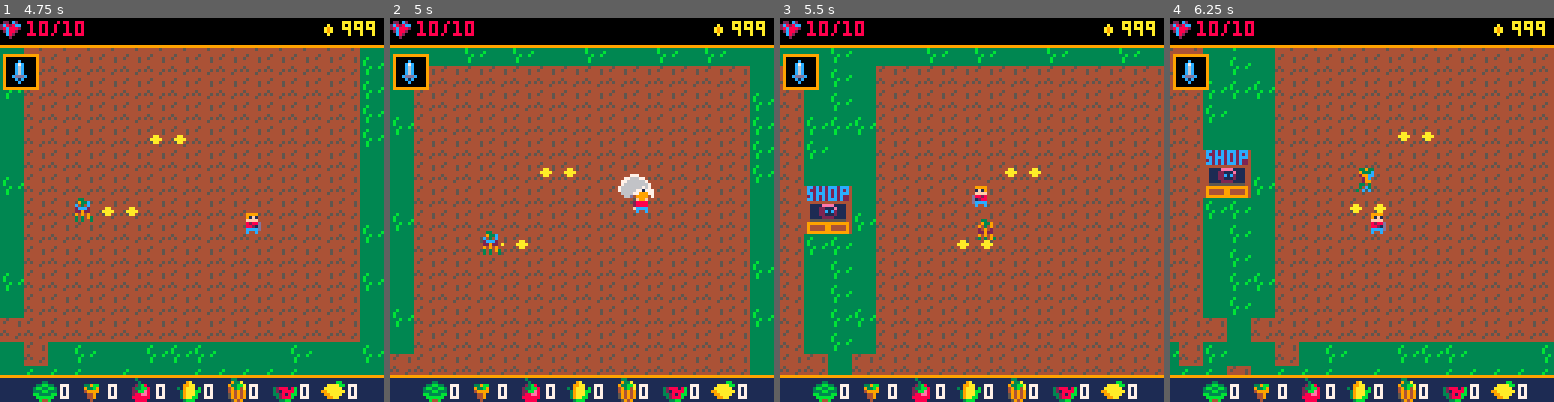
Above: before the commit, frames 1-4 (left to right).
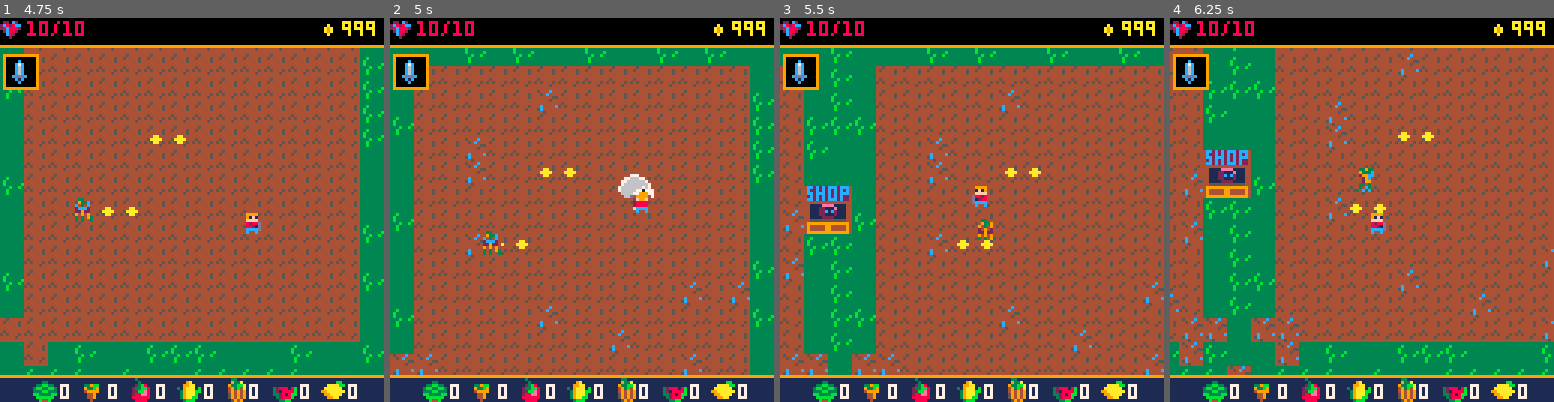
Above: after the commit, the same moments.

Repository: alexjbusch/GameJam2020
Game: PICO-8 cartridge GMTK-GameJam2020-Game/necrofarmicon.p8
Same seed, same stepped clock (60 frames per second), same inputs: the game is played once before the commit and once after it.
Inputs:
- Up to frame 1 (4.75 s): tap X (X key) at 0.33, 1.07, 1.85, 2.97, 4.08 s; tap O (Z key) at 0.7, 1.7, 2.1, 2.5, 2.9, 3.3, 3.7, 4.1, 4.5 s; hold Right 1.6-2.1 s; hold Up 2.15-2.42 s; hold Right 2.47-3.03 s; hold Left 3.08-3.58 s; hold Down 3.63-3.97 s; hold Right 4.02-4.68 s; hold Up from 4.73 s (still down)
- Up to frame 2 (5 s): keep holding Up; tap O (Z key) at 4.9 s
- Up to frame 3 (5.5 s): release Up at 5.03 s; hold Left from 5.08 s (still down); tap X (X key) at 5.2 s; tap O (Z key) at 5.3 s
- Up to frame 4 (6.25 s): release Left at 5.68 s; tap O (Z key) at 5.7, 6.1 s; hold Down 5.73-6.03 s; hold Right from 6.08 s (still down)

Frame 1 is identical in both runs. In frame 2, 1.2% of the frame differs, in the area x 0-94%, y 18-93%; in frame 3, 1.5%; in frame 4, 1.8%, in the area x 0-100%, y 9-93%.

Commit message:
buggy rune functionality, tiles now randomly corrupt

Diff:
--- a/GMTK-GameJam2020-Game/necrofarmicon.p8
+++ b/GMTK-GameJam2020-Game/necrofarmicon.p8
@@ -14,6 +14,7 @@
 plants = {}
 enemies = {}
 items = {}
+runes={}
 
 plant_grow_time=15 --seconds
 plant_death_time=5--seconds
@@ -25,7 +26,8 @@
 -- corruption seed on the map
 corruption_range=2--tiles
 corruption_timer=0
-time_till_next_corruption = 30
+random_corruption_timer=0
+time_till_next_corruption = 5
 
 boundary_x =256
 boundary_y =256
@@ -51,6 +53,9 @@
   for b in all(plants) do
    b:update()
   end
+  for b in all(runes) do
+   b:update()
+  end
   if scene == "game" then
    player:update()
    cam_offset=set_camera_offset()
@@ -83,6 +89,9 @@
   for b in all(plants) do
    b:draw()
   end
+  for b in all(runes) do
+   b:draw()
+  end
   for b in all(items) do
    b:draw()
   end
@@ -97,24 +106,6 @@
 
 function corrupt_dirt()
  corruption_timer+=delta_time
- mset(65,65,100)
- if corruption_timer/10 ==1 then
-
-  local tile_x =0
-  local tile_y =0
-  while tile_x < 32 do
-   while tile_y < 32 do
-     if mget(tile_x,tile_y) == 98 then
-      if rnd(10) == 1 then
-       mset(tile_x,tile_y,100)
-      end
-     end
-    tile_y+=1
-   end
-   tile_y=0
-   tile_x+=1
-  end
- end
  --seconds till next corruption
  if corruption_timer>time_till_next_corruption then
   local x = corr_seed_pos.x/8
@@ -128,15 +119,37 @@
     elseif mget(x+offset_x,y+offset_y) == 71 then
      mset(x+offset_x,y+offset_y,77)
     end
-
 	   offset_y+=1
 	  end
+
 	  offset_y=-corruption_range
 	  offset_x+=1
   end
   corruption_timer=0
   corruption_range+=1
- end
+
+  randomly_corrupt_dirt()
+
+ end
+end
+
+function randomly_corrupt_dirt()
+  local x = 0
+  local y = 0
+  while x < 31 do
+   while y < 31 do
+    if rnd(40) >38  then
+	    if mget(x,y) == 70 then
+	     mset(x,y,76)
+	    elseif mget(x,y) == 71 then
+	     mset(x,y,77)
+	    end
+	   end
+    y+=1
+   end
+    y=0
+    x+=1
+  end
 end
 --utility functions start here
 
@@ -158,6 +171,33 @@
 end
 
 --end utility functions
+
+function make_rune(xin,yin,plant_in)
+rune = {
+x=xin,
+y=yin,
+plant=plant_in,
+sprites = {164,165,166,167,180,181,182,183},
+sprite=164,
+sprite_change_timer=0,
+update=function(self)
+ if self.sprite_change_timer < 1 then
+  self.sprite_change_timer+=delta_time
+ else
+  self.sprite = self.sprites[flr(rnd(7))+1]
+  self.sprite_change_timer=0
+ end
+ if self.plant == nil then
+  del(runes,self)
+ end
+end,
+draw=function(self)
+ spr(self.sprite,self.x,self.y)
+end
+}
+add(runes,rune)
+return rune
+end
 -->8
 --player
 --animations
@@ -602,6 +642,8 @@
  growth_timer=0,
  death_timer=0,
  corrupted=false,
+ corruption_timer=0,
+ rune=nil,
 update=function(self)
  if not self.dead then
   if self.level < 2 then
@@ -676,9 +718,20 @@
  if mget(self.x/8,self.y/8)
   == 76 or mget(self.x/8,self.y/8)
   == 77then --corrupted dirt
-   self.corrupted=true
+   if not self.corrupted then
+    self.corrupted=true
+    --this line creates the rune
+    self.rune = make_rune(self.x,self.y,self)
+   end
+ end
+ if self.corrupted then
+  if corruption_timer < 10 then
+   corruption_timer+=delta_time
+  else
    create_enemy(self.x,self.y,self.class)
    del(plants,self)
+   -- this is where i would delete the rune if i knew how
+  end
  end
 end
 }
Not shown, changed: the thumbnail (__label__) section of GMTK-GameJam2020-Game/necrofarmicon.p8
